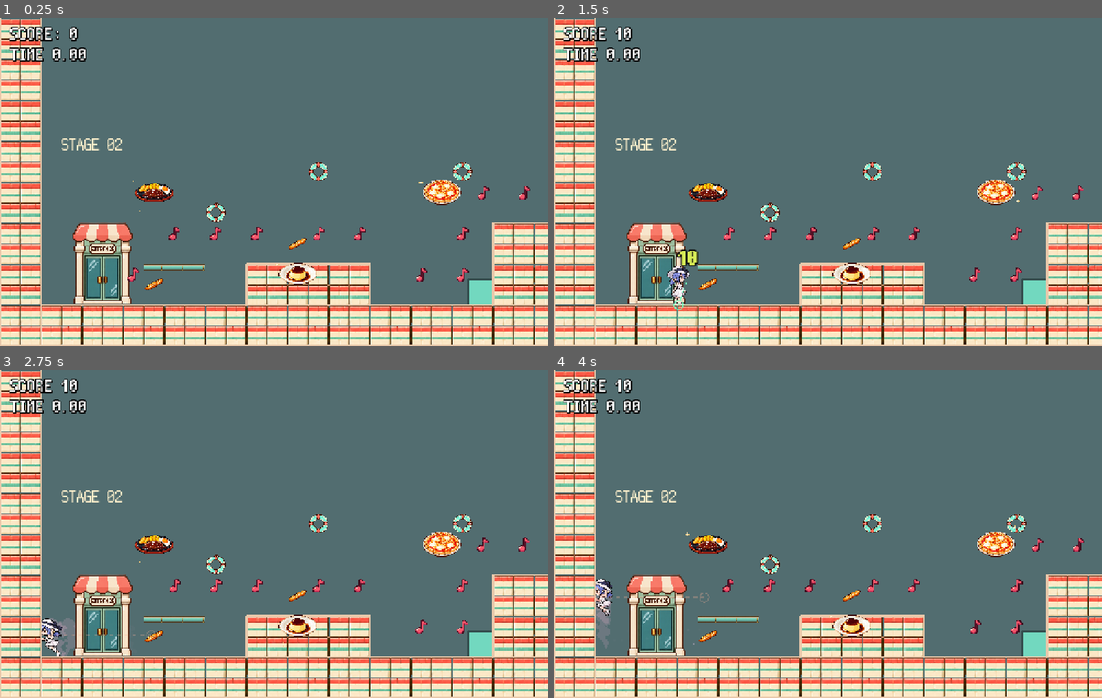
Above: before the commit, frames 1-4 (two rows, left to right).
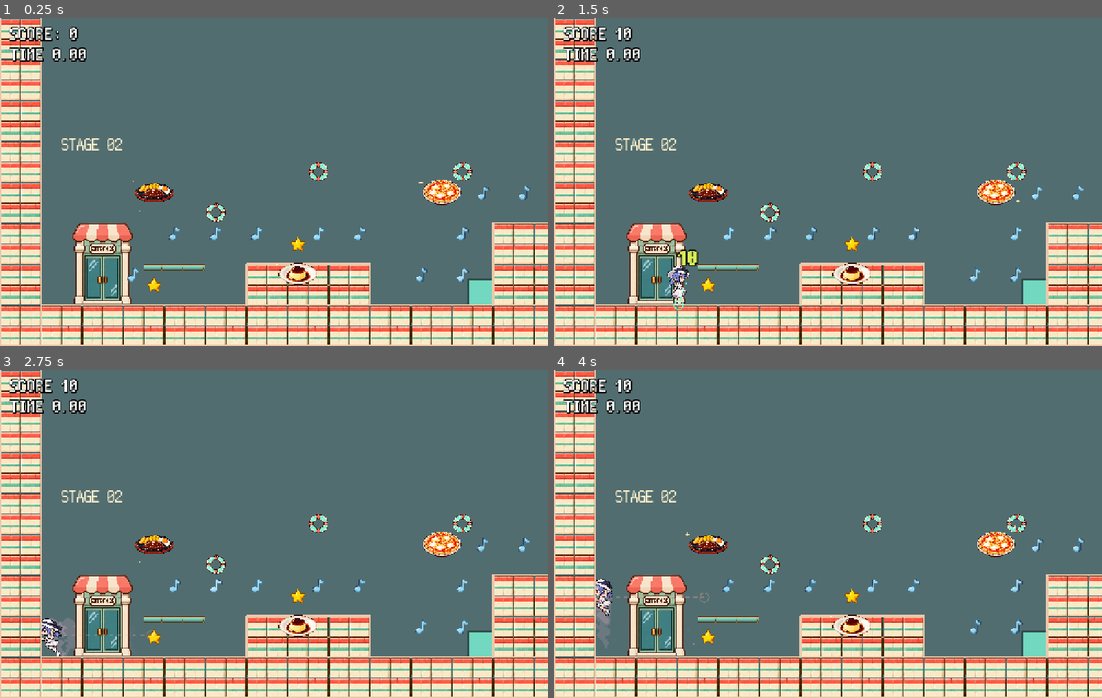
Above: after the commit, the same moments.

Repository: syun77/gd_natsuki2027
Game: Godot game, scene res://scenes/game_stage_2.tscn
Two runs of this game, one before a commit and one after it. Both use one fixed random seed, a clock stepped at 60 frames per second and the inputs below. This scene is started directly instead of the project's main scene. Sound files missing from this copy of the repository are replaced by a short silence.
Inputs (mouse positions are in pixels of both pictures, inside the frame that each line leads up to):
- Up to frame 1 (0.25 s): no input
- Up to frame 2 (1.5 s): tap Enter (ui_accept) at 0.5 s; move the mouse to (800, 247) at 0.52 s; hold D (move_right) 0.53-1.25 s; hold Down (aim_down) 0.53-1.25 s; click (800, 247) at 0.67 s; tap Z (jump) at 0.77 s; drag from (992, 231) to (707, 191) at 1.27 s
- Up to frame 3 (2.75 s): move the mouse to (109, 484) at 2.02 s; hold A (move_left) from 2.03 s (still down); tap Right (aim_right) at 2.1 s
- Up to frame 4 (4 s): release A (move_left) at 2.75 s; drag from (855, 534) to (849, 625) at 2.77 s; tap Enter (ui_accept) at 3.5 s; move the mouse to (745, 452) at 3.52 s; hold A (move_left) from 3.53 s (still down); hold X (gum_action) from 3.53 s (still down); tap Z (jump) at 3.77 s

The runs differ from the first frame. In frame 1, 0.7% of the frame differs, in the area x 23-97%, y 51-84%; in frame 2, 0.6%; in frame 3, 0.6%; in frame 4, 0.6%.

Commit message:
アイテム画像を調整

Diff:
--- a/natsuki2027/scenes/items/baguette.tscn
+++ b/natsuki2027/scenes/items/baguette.tscn
@@ -1,7 +1,7 @@
 [gd_scene load_steps=4 format=3]
 
 [ext_resource type="Script" path="res://scripts/contact_pickup.gd" id="1"]
-[ext_resource type="Texture2D" path="res://assets/items/baguette.png" id="2"]
+[ext_resource type="Texture2D" path="res://assets/items/star.png" id="2"]
 
 [sub_resource type="CircleShape2D" id="Pickup"]
 radius = 16.0
--- a/natsuki2027/shaders/music_note.gdshader
+++ b/natsuki2027/shaders/music_note.gdshader
@@ -33,7 +33,7 @@
 	}
 	float highlight = smoothstep(0.62, 0.78, face.g)
 		* (1.0 - smoothstep(0.30, 0.50, face.r - face.g));
-	face.rgb = mix(face.rgb, vec3(1.0, 0.95, 0.86), highlight * shine * 0.45);
+	face.rgb = mix(face.rgb, vec3(0.86, 0.95, 1.0), highlight * shine * 0.45);
 	face.rgb *= 1.0 - abs(turn) * 0.07;
 	float alpha = face.a + side.a * (1.0 - face.a);
 	vec3 color = (face.rgb * face.a + side.rgb * side.a * (1.0 - face.a)) / max(alpha, 0.0001);
Binary file removed: natsuki2027/assets/items/baguette.png
Binary file changed: natsuki2027/assets/items/music_note.png
Binary file added: natsuki2027/assets/items/star.png
Not shown, changed: AGENTS.md
Not shown, changed: WORKLOG.md
Not shown, changed: specs/baguette-score-item.md
Not shown, changed: specs/mapedit.md
Not shown, changed: specs/music-note-item-assets.md
Not shown, changed: tools/mapedit/main.swift
